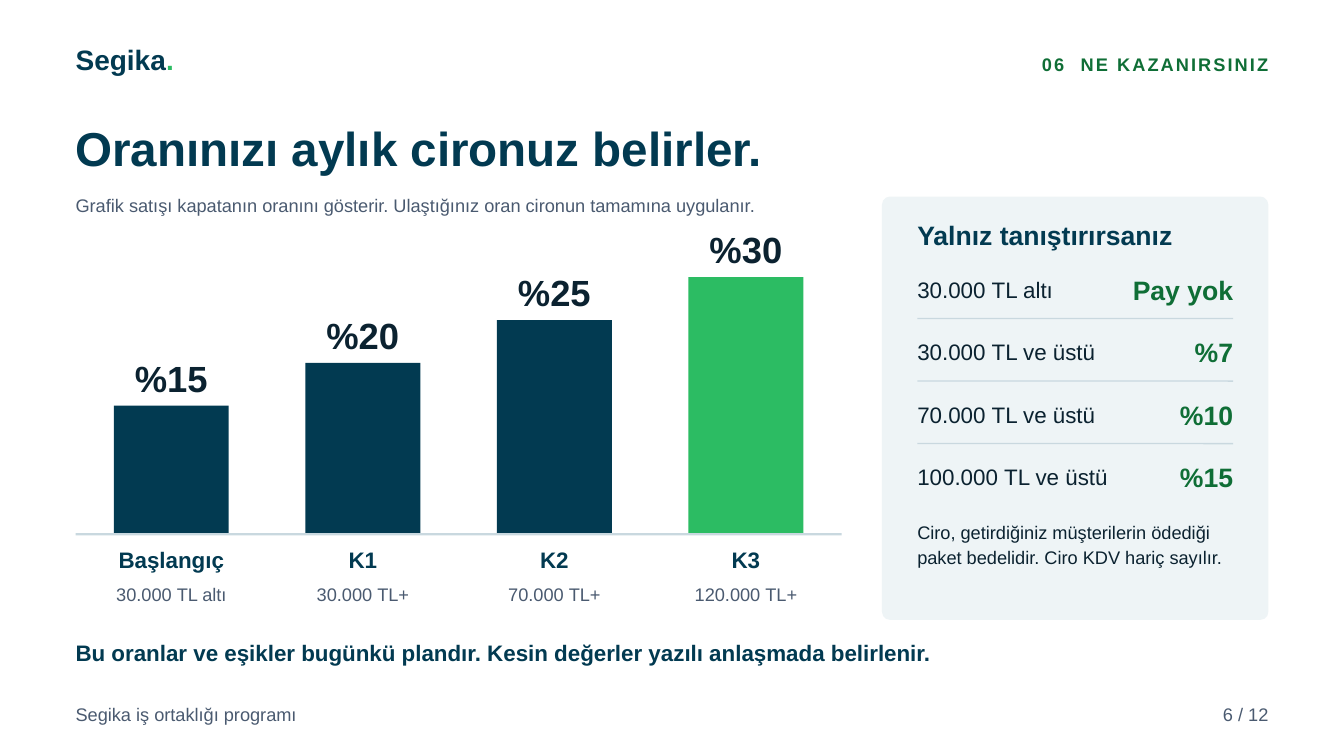
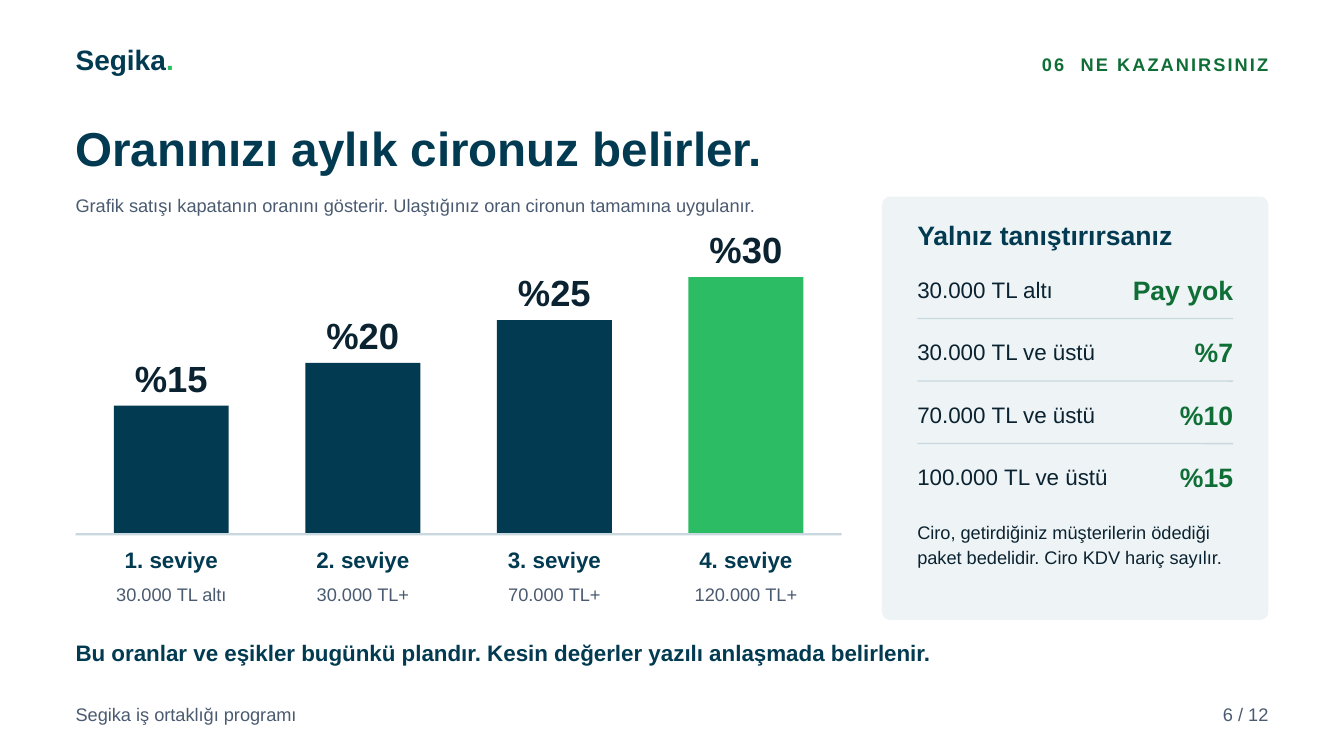
Before and after one commit to karacaismail/19ekim, a slide deck: slide 6 of public/indir/segika/segika-is-ortakligi-sunum.pptx. Drawn at 1344x756 pixels with LibreOffice and Linux fonts; fonts in the diff are those of the drawing. Boxes give left, top, right and bottom in pixels: in the first picture for what was removed or moved away, otherwise in the second. Text is boxed around its words. In the diff, an @@ line names an element or a change of style, - is before the commit and + after.

Commit message:
Segika setini kullanıcı incelemesine göre düzelt
- Yıllık sayfada tek örnek kaldı: 2 işveren ve %30 oran.
- "Siz buradasınız" işareti 4. seviyeye taşındı.
- Basamaklar okura "1. seviye" ile "4. seviye" adıyla görünür.
- Fiyat kaynağı cümlesi yenilendi.
- Nakitsiz yol görsel sunuma ve sunuma eklendi.
- Yıllık varsayım, elçi sınırı ve hak notu eklendi.
- El kitapçığının 2., 7. ve 10. sayfalarındaki boşluklar düzeldi.
- İçerik denetimi bu kuralları da arar.

```diff
--- a/public/indir/segika/segika-is-ortakligi-sunum.pptx
+++ b/public/indir/segika/segika-is-ortakligi-sunum.pptx
@@ text at [125, 551, 218, 573]: text changed @@
-Başlangıç
+1. seviye
@@ text at [316, 551, 409, 573]: text changed @@
-K1
+2. seviye
@@ text at [508, 551, 601, 573]: text changed @@
-K2
+3. seviye
@@ text at [699, 551, 792, 573]: text changed @@
-K3
+4. seviye
```
Also in this commit, not shown: 5 other slides changed, 28 other files.
